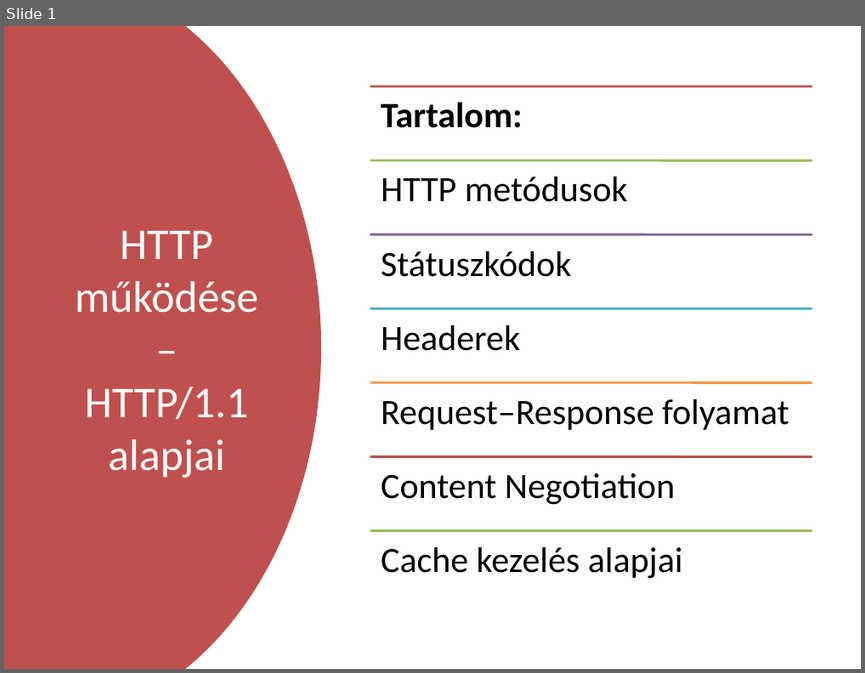
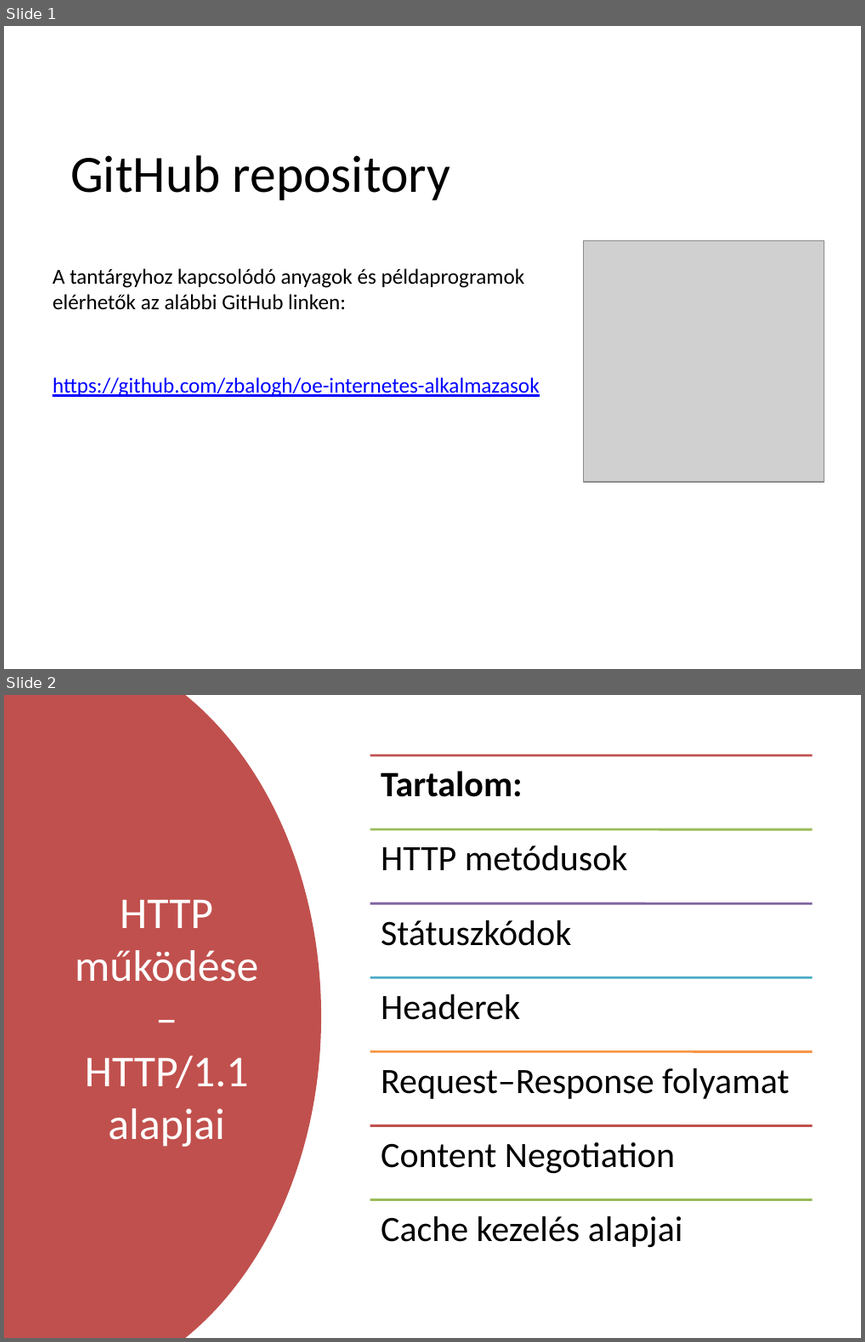
Before and after one commit to zbalogh/oe-internetes-alkalmazasok, a slide deck: 02/02_eloadas_HTTP_mukodese.pptx. Shown one above the other, each under a label of ours: slide 1 before the commit, slides 1 and 2 after it. The pictures are 865x673 and 865x1342 pixels, drawn with LibreOffice and Linux fonts; fonts in the diff are those of the drawing; grey boxes stand for pictures. Boxes give left, top, right and bottom in pixels: in the first picture for what was removed or moved away, otherwise in the second. Text is boxed around its words. In the diff, an @@ line names an element or a change of style, - is before the commit and + after.

```diff
--- a/02/02_eloadas_HTTP_mukodese.pptx
+++ b/02/02_eloadas_HTTP_mukodese.pptx
@@ slide 1 added at (4,26,861,669), background #FFFFFF @@
@@ title added at (70,155,450,200), 44 pt, text #000000 @@
+GitHub repository
@@ picture added at (583,240,824,481) @@
@@ text added at (52,268,540,397), 18 pt, text #000000 @@
+A tantárgyhoz kapcsolódó anyagok és példaprogramok elérhetők az alábbi GitHub linken:
+https://github.com/zbalogh/oe-internetes-alkalmazasok
@@ what was slide 1 is now slide 2 @@
```
Also in this commit, not shown: 5 other files.
